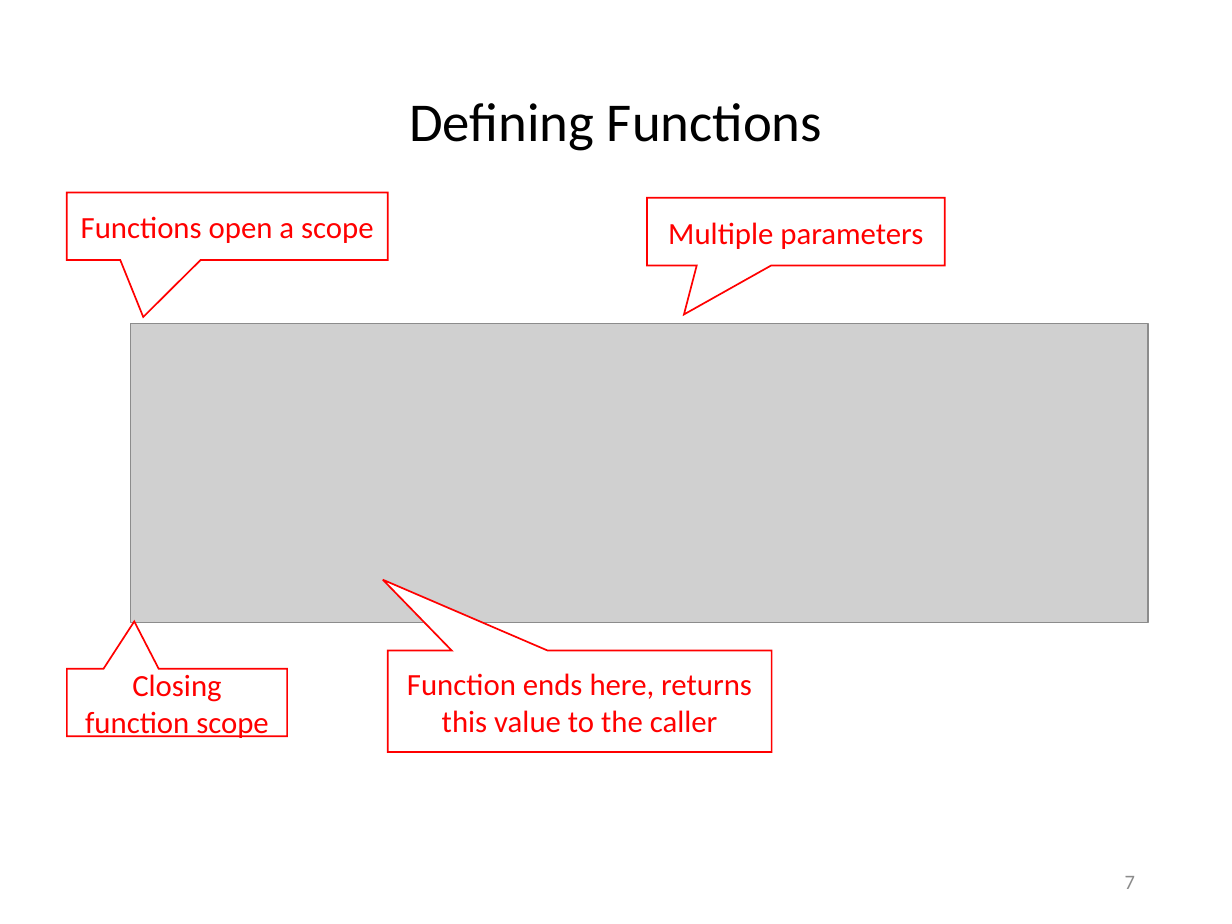
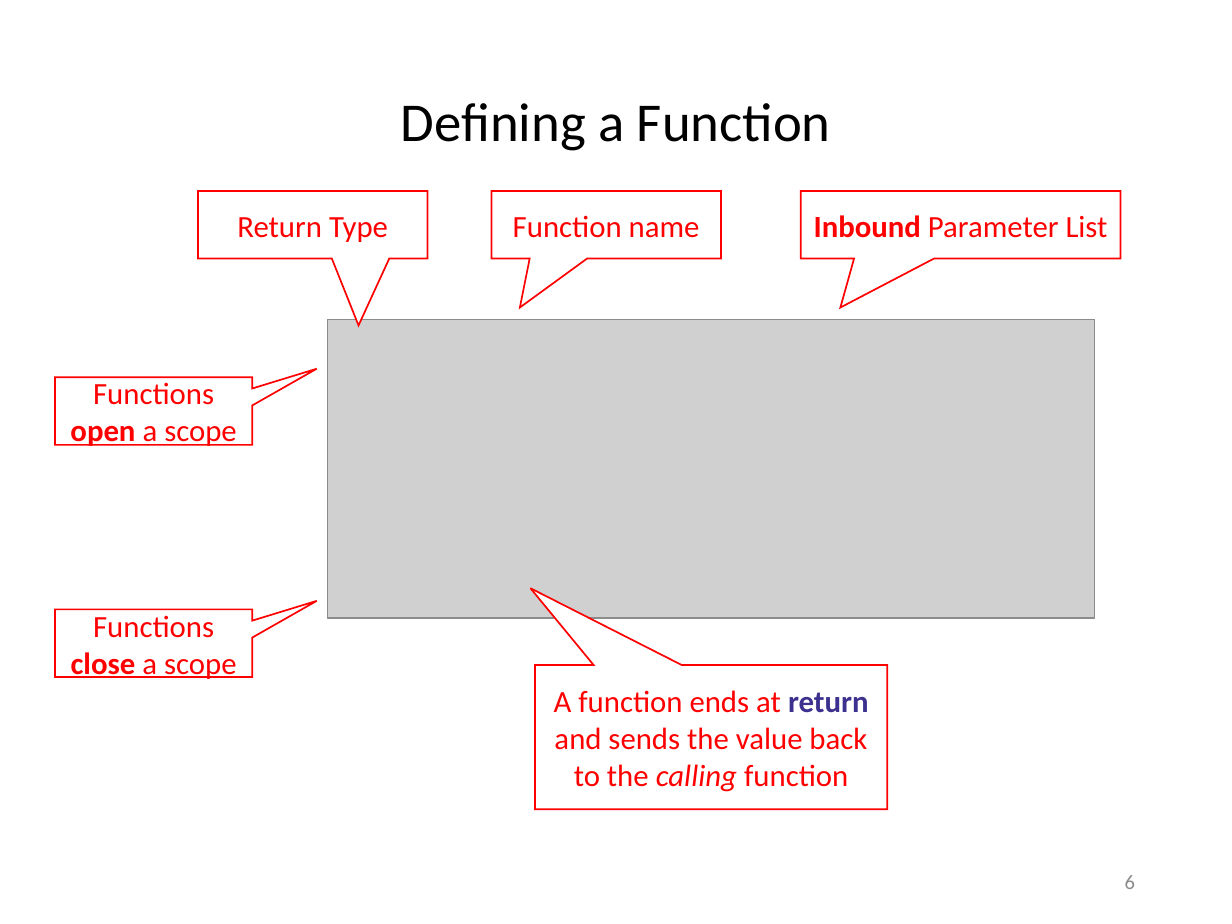
Before and after one commit to dbiersach/scicomp301-cpp-linux, a slide deck: slide 6 of session06/Session 06 - Statistics, Euler Line.pptx (slide 7 before the commit). Drawn at 1232x924 pixels with LibreOffice and Linux fonts; fonts in the diff are those of the drawing; grey boxes stand for pictures. Boxes give left, top, right and bottom in pixels: in the first picture for what was removed or moved away, otherwise in the second. Text is boxed around its words. In the diff, an @@ line names an element or a change of style, - is before the commit and + after.

```diff
--- a/session06/Session 06 - Statistics, Euler Line.pptx
+++ b/session06/Session 06 - Statistics, Euler Line.pptx
@@ title at [401,103,831,151]: text changed @@
-Defining Functions
+Defining a Function
@@ speech box added at [198,191,428,259], fill #FFFFFF, outline #FF0000 1 pt, 18 pt, text #FF0000 @@
+Return Type
@@ speech box added at [492,191,721,259], fill #FFFFFF, outline #FF0000 1 pt, 18 pt, text #FF0000 @@
+Function name
@@ speech box "Inbound Parameter List": place and size @@
-speech box "Inbound Parameter List" at [647,198,945,266]
+speech box "Inbound Parameter List" at [801,191,1120,259]
@@ text in speech box at [814,215,1108,238]: text changed @@
-Multiple parameters
+Inbound Parameter List
@@ picture: place and size @@
-picture at [131,324,1148,622]
+picture at [328,319,1095,617]
@@ speech box "Functions open a scope": place and size @@
-speech box "Functions open a scope" at [67,192,387,260]
+speech box "Functions open a scope" at [55,377,253,445]
@@ speech box "Functions open a scope" at [55,377,253,445]: bold on in "open"; proportions changed @@
@@ speech box added at [55,610,253,678], fill #FFFFFF, outline #FF0000 1 pt, 18 pt, text #FF0000 @@
+Functions close a scope
@@ speech box removed at [67,669,287,737] @@
-Closing function scope
@@ speech box "A function ends at return ...": place and size @@
-speech box "A function ends at return ..." at [388,650,772,752]
+speech box "A function ends at return ..." at [535,665,887,809]
@@ speech box "A function ends at return ..." at [535,665,887,809]: proportions changed @@
@@ text in speech box at [554,690,868,792]: text changed @@
-Function ends here, returns this value to the caller
+A function ends at return and sends the value back to the calling function
@@ page number at [1125,875,1135,889]: text changed @@
-7
+6
```
Also in this commit, not shown: 16 other slides changed, 4 slides added, 1 slide removed, 1 other file.
